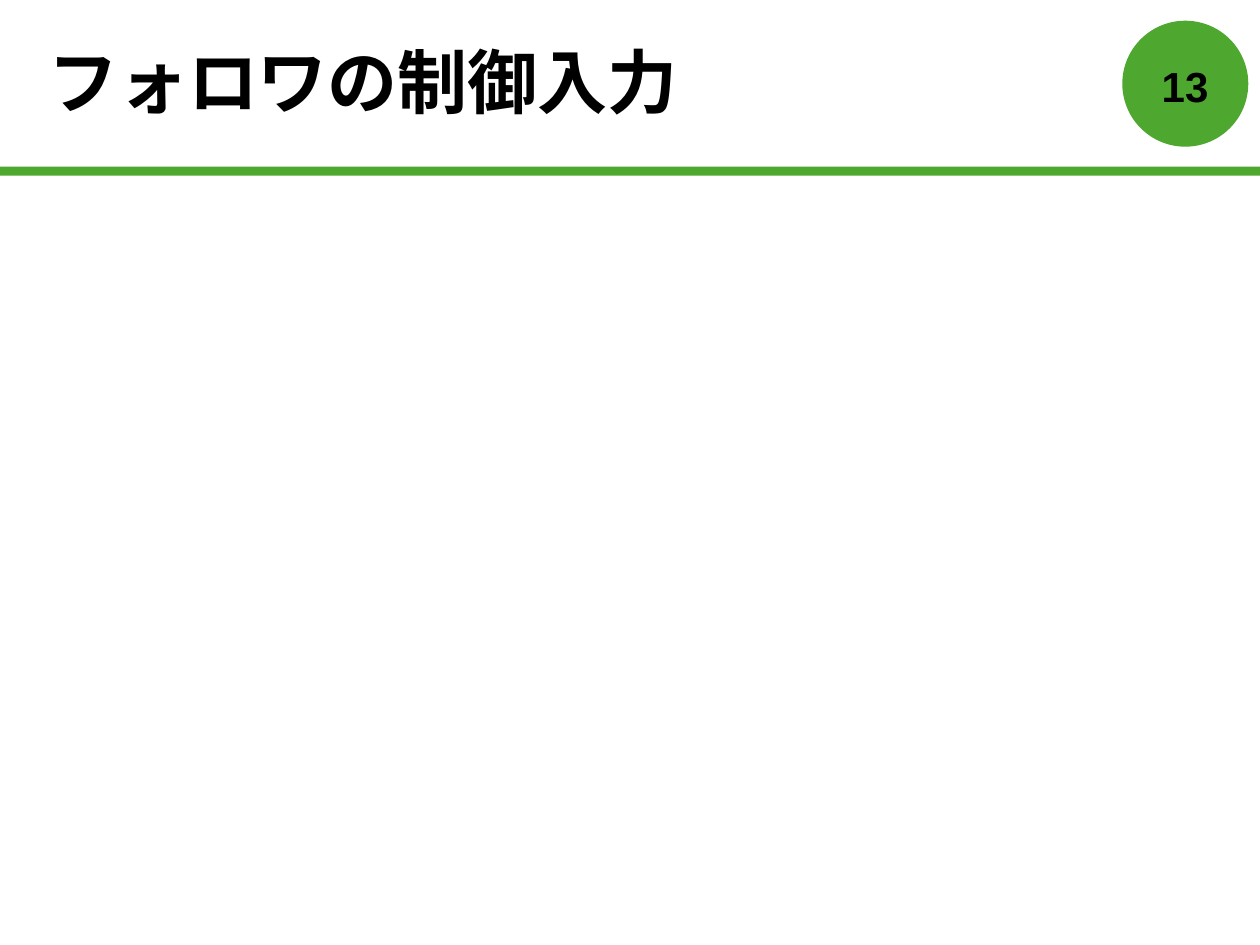
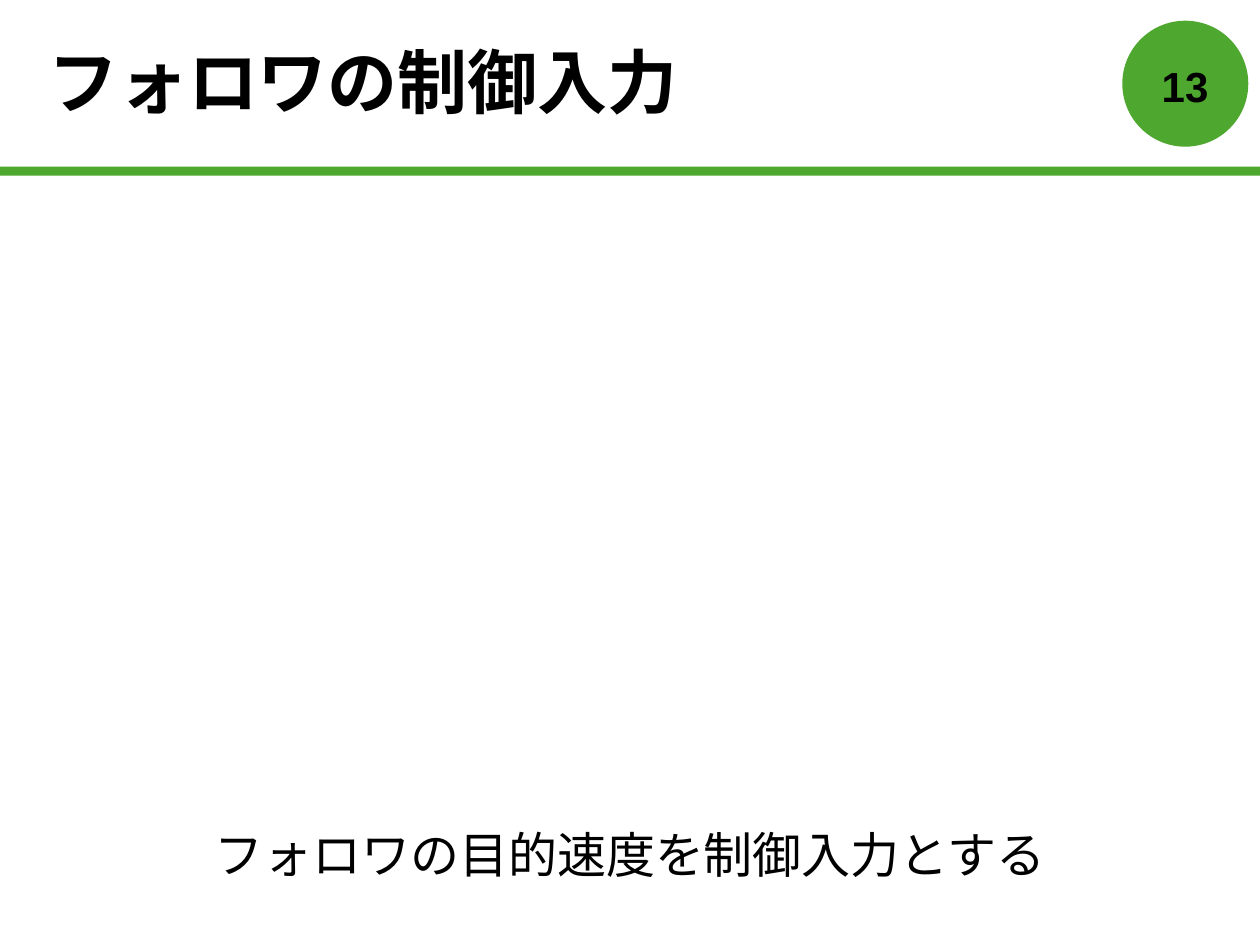
Before and after one commit to forest-book/MatlabLOSFormation, a slide deck: slide 14 of 森本皓斗.pptx. Drawn at 1260x945 pixels with LibreOffice and Linux fonts; fonts in the diff are those of the drawing. Boxes give left, top, right and bottom in pixels: in the first picture for what was removed or moved away, otherwise in the second. Text is boxed around its words. In the diff, an @@ line names an element or a change of style, - is before the commit and + after.

```diff
--- a/森本皓斗.pptx
+++ b/森本皓斗.pptx
@@ text added at [215,831,1045,877], 28 pt, text #000000 @@
+フォロワの目的速度を制御入力とする
```
Also in this commit, not shown: 1 other slide changed, 4 slides added.
